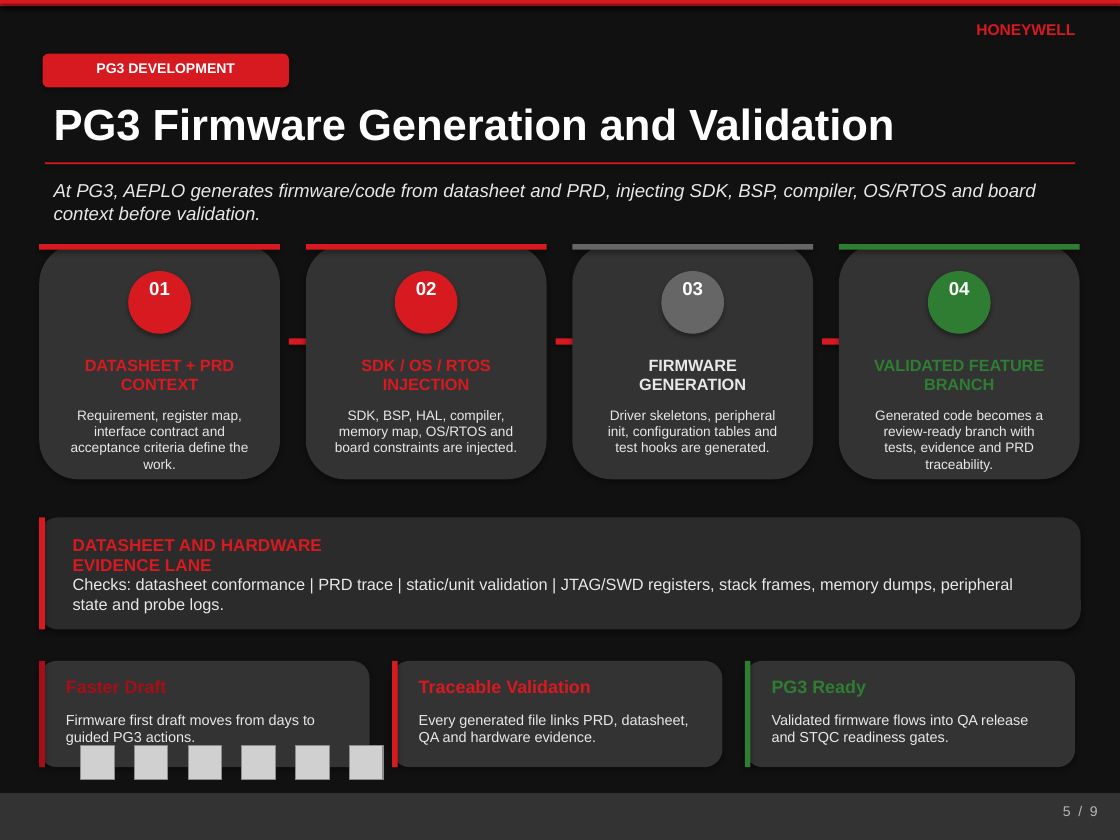
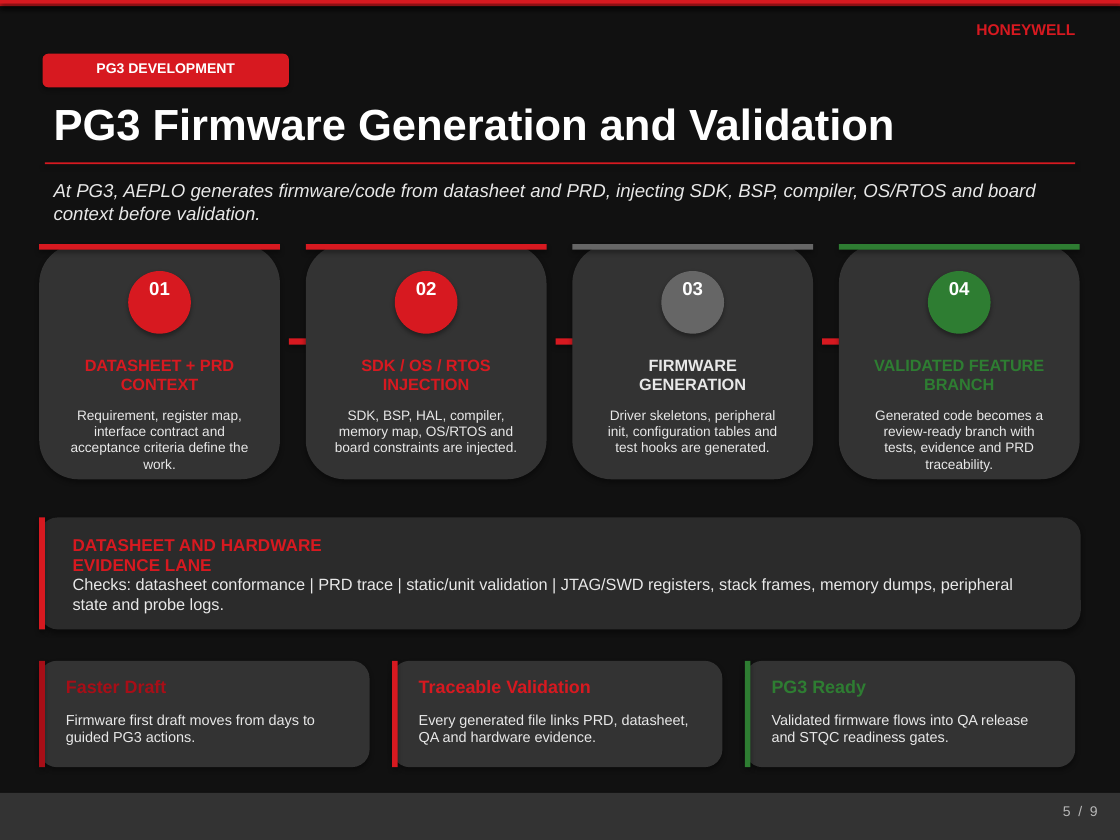
Before and after one commit to shyamnexus/HON_PPT, a slide deck: slide 5 of AI-Driven Embedded Product Lifecycle OrchestratorV10.pptx. Drawn at 1120x840 pixels with LibreOffice and Linux fonts; fonts in the diff are those of the drawing; grey boxes stand for pictures. Boxes give left, top, right and bottom in pixels: in the first picture for what was removed or moved away, otherwise in the second. Text is boxed around its words. In the diff, an @@ line names an element or a change of style, - is before the commit and + after.

```diff
--- a/AI-Driven Embedded Product Lifecycle OrchestratorV10.pptx
+++ b/AI-Driven Embedded Product Lifecycle OrchestratorV10.pptx
@@ picture removed at bbox=[81, 746, 114, 780] @@
@@ picture removed at bbox=[134, 746, 168, 780] @@
@@ picture removed at bbox=[188, 746, 222, 780] @@
@@ picture removed at bbox=[242, 746, 276, 780] @@
@@ picture removed at bbox=[296, 746, 329, 780] @@
@@ picture removed at bbox=[349, 746, 383, 780] @@
```
Also in this commit, not shown: 8 other slides changed, 12 other files.
